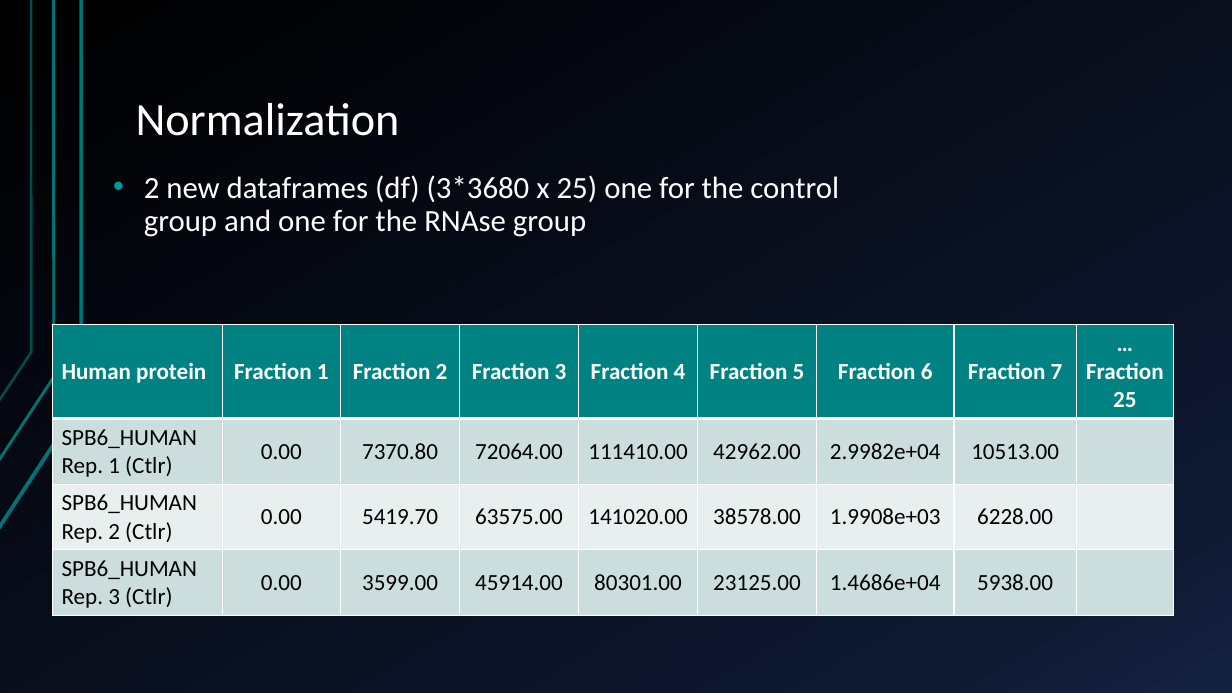
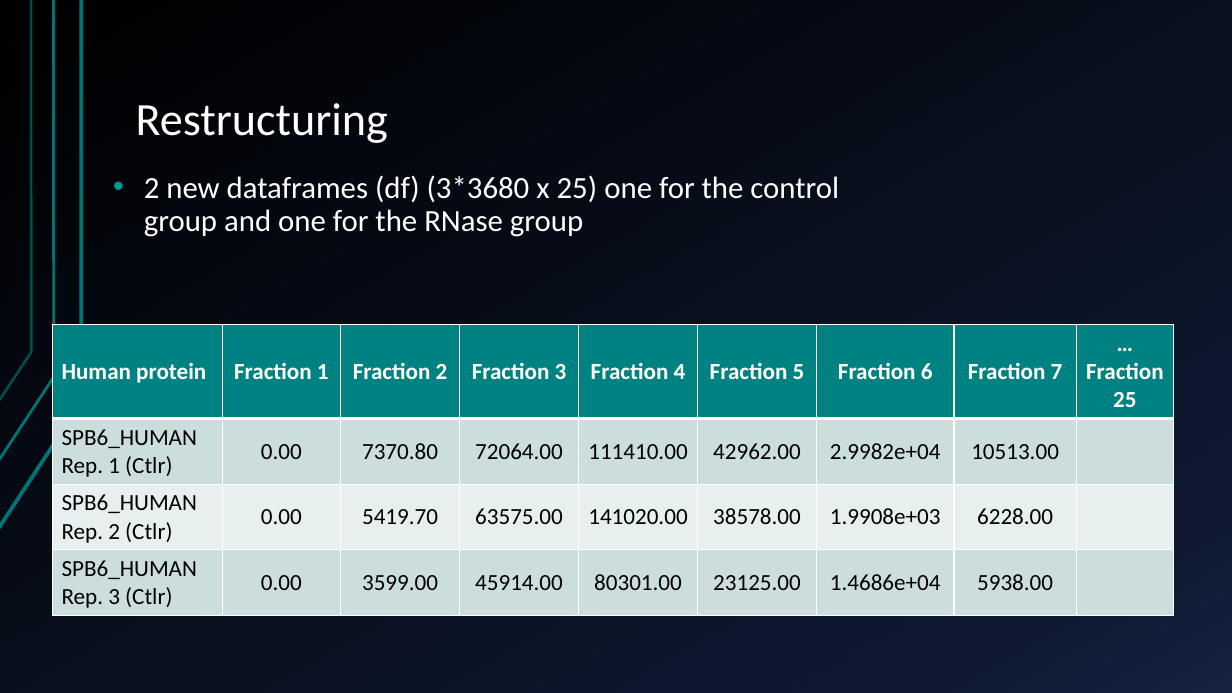
Before and after one commit to AlexandraKummer/2021-topic-03-team-04, a slide deck: slide 5 of Project proposal.pptx (slide 8 before the commit). Drawn at 1232x693 pixels with LibreOffice and Linux fonts; fonts in the diff are those of the drawing. Boxes give left, top, right and bottom in pixels: in the first picture for what was removed or moved away, otherwise in the second. Text is boxed around its words. In the diff, an @@ line names an element or a change of style, - is before the commit and + after.

```diff
--- a/Project proposal.pptx
+++ b/Project proposal.pptx
@@ title at [136,103,388,143]: text changed @@
-Normalization
+Restructuring
@@ text at [144,175,839,237]: text changed @@
-• 2 new dataframes (df) (3*3680 x 25) one for the control group and one for the RNAse group
+• 2 new dataframes (df) (3*3680 x 25) one for the control group and one for the RNase group
```
Also in this commit, not shown: 12 other slides changed, 5 slides added, 3 slides removed.
